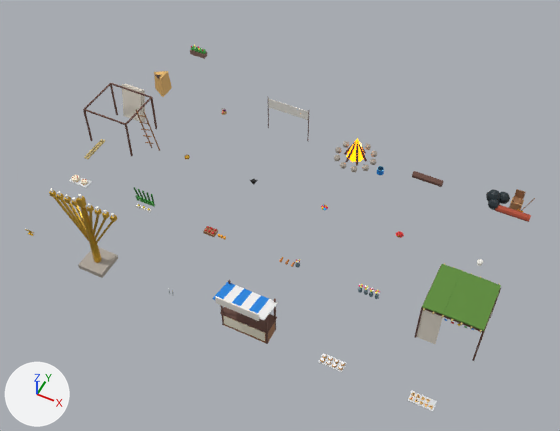
The Blender file 3d/blender/blend/seasons.blend: old version first, new version second.
The view is the same before and after, from a 50 mm camera at (21.8, -16.5, 28.7) aimed at (9.7, 7.5, -1.3). Lighting does not change. The marker at lower left points along +X, +Y and +Z. The first picture is the older version.

In view in the first picture: 'BigMenorah_body', 'Bonfire_body', 'KerbPile_body', 'Stand_body', 'SukkahFrame_body', 'Sukkah_body' and 12 more.
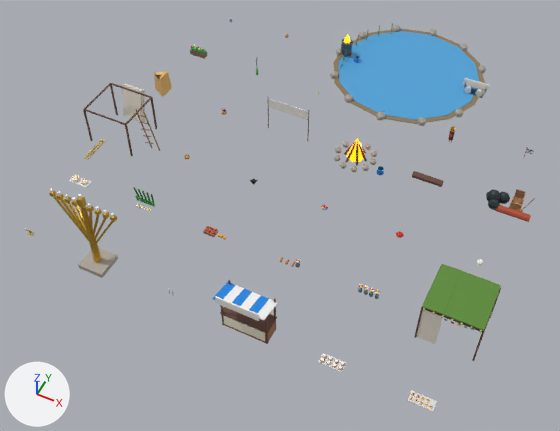
Edits to the bpy script that builds the scene:
```text
Add ob_speakerkit_body:
    ob_speakerkit_body = bpy.data.objects.new('SpeakerKit_body', me_speakerkit_body)  # a box spanning x -0.55..0.55, y -0.25..0.25, z 0.0..0.05, material slot 0; an 8-sided cut cone along y (radius 0.2 at the low end, 0.08 at the high end) spanning x -0.52..-0.12, y -0.26..0.16, z 0.02..0.42, material slot 1; an 8-sided cut cone along y (radius 0.2 at the low end, 0.08 at the high end) spanning x 0.12..0.52, y -0.26..0.16, z 0.02..0.42, material slot 1; a box spanning x -0.75..0.75, y 0.21..0.26, z 0.2..0.64, material slot 2; a box spanning x -0.62..-0.58, y 0.21..0.26, z -0.02..0.42, material slot 0; a box spanning x 0.58..0.62, y 0.21..0.26, z -0.02..0.42, material slot 0; in mat_snblack (black #212121), mat_snspeaker (white #eceff1), mat_signboard (white #fbf8f0)
    ob_speakerkit_body.parent = ob_prop_speakerkit
    ob_speakerkit_body.location = (0.0, 0.0, 0.0)
Add ob_prop_speakerkit:
    ob_prop_speakerkit = bpy.data.objects.new('Prop_SpeakerKit', None)
    ob_prop_speakerkit.parent = ob_seasonsprops
    ob_prop_speakerkit.location = (16.0, 20.0, 0.0)
Add ob_pond_body:
    ob_pond_body = bpy.data.objects.new('Pond_body', me_pond_body)  # 256 vertices, 314 faces; spans x -4.65..4.65, y -4.64..4.64, z -0.2..0.9; in mat_snpondwater (blue #4fa3d9), mat_snpondedge (brown #8d7b5a), mat_snstone (grey #b0a79c), mat_snreed (green #7c8b3a)
    ob_pond_body.parent = ob_prop_pond
    ob_pond_body.location = (0.0, 0.0, 0.0)
Add ob_prop_pond:
    ob_prop_pond = bpy.data.objects.new('Prop_Pond', None)
    ob_prop_pond.parent = ob_seasonsprops
    ob_prop_pond.location = (12.0, 20.0, 0.0)
Add ob_burnbarrel_body:
    ob_burnbarrel_body = bpy.data.objects.new('BurnBarrel_body', me_burnbarrel_body)  # 172 vertices, 142 faces; spans x -0.35..1.05, y -0.5..0.35, z -0.005..1.01; in mat_sndrum (dark blue #546e7a), mat_snbrick (brown #a0574a), mat_sngrate (dark blue #37474f), mat_snpail (blue #1e88e5), mat_snwatertop (blue #81d4fa)
    ob_burnbarrel_body.parent = ob_prop_burnbarrel
    ob_burnbarrel_body.location = (0.0, 0.0, 0.0)
Add ob_prop_burnbarrel:
    ob_prop_burnbarrel = bpy.data.objects.new('Prop_BurnBarrel', None)
    ob_prop_burnbarrel.parent = ob_seasonsprops
    ob_prop_burnbarrel.location = (8.0, 20.0, 0.0)
Add ob_torah_body:
    ob_torah_body = bpy.data.objects.new('Torah_body', me_torah_body)  # 124 vertices, 92 faces; spans x -0.128..0.128, y -0.14..0.135, z -0.57..0.63; in mat_snvelvet (dark red #7b1f2a), mat_sngold (yellow #e2b33c), mat_sndarkwood (brown #6d4c41)
    ob_torah_body.parent = ob_prop_torah
    ob_torah_body.location = (0.0, 0.0, 0.0)
Add ob_prop_torah:
    ob_prop_torah = bpy.data.objects.new('Prop_Torah', None)
    ob_prop_torah.parent = ob_seasonsprops
    ob_prop_torah.location = (16.0, 16.0, 0.0)
```

Location of each change, [x1, y1, x2, y2] in pixels of the pictures (560 x 431 px):
'Pond_body', added
    after: [330, 23, 486, 126]
    faces in mat_snpondwater (blue #4fa3d9): [338, 31, 480, 120]
    faces in mat_snpondedge (brown #8d7b5a): [334, 28, 485, 124]
    faces in mat_snstone (grey #b0a79c): [330, 25, 486, 126]
'SpeakerKit_body', added
    after: [463, 78, 490, 98]
    faces in mat_signboard (white #fbf8f0): [463, 78, 490, 91]
'BurnBarrel_body', added
    after: [341, 38, 360, 63]
    faces in mat_sndrum (dark blue #546e7a): [341, 38, 353, 55]
'Torah_body', added
    after: [448, 126, 455, 142]
